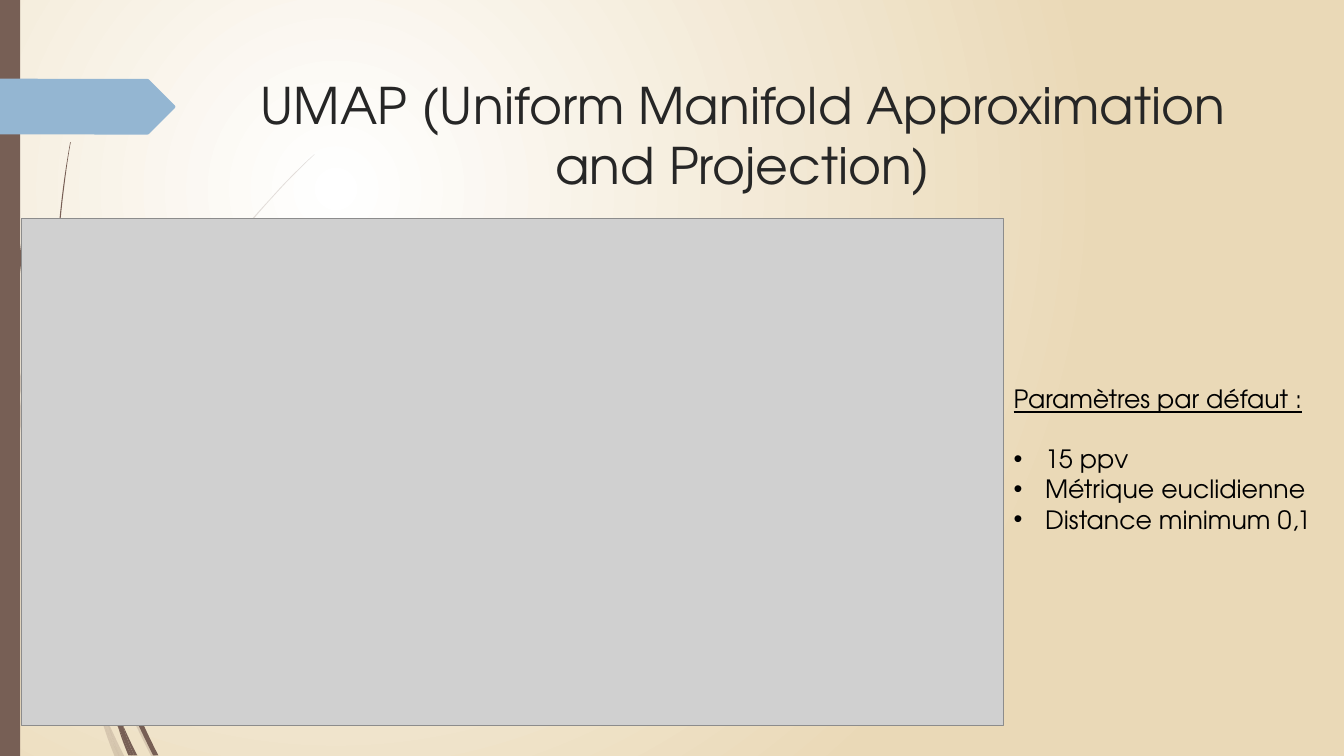
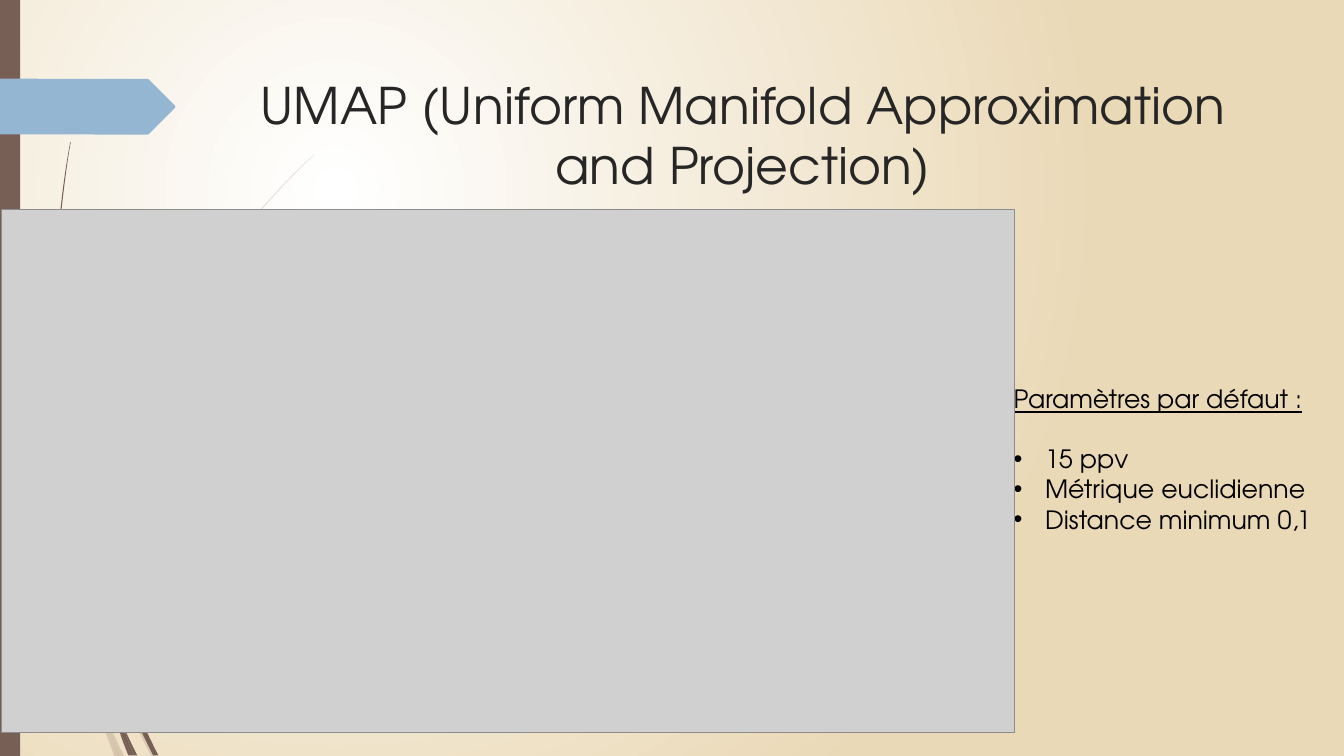
Before and after one commit to Phi-gif/DataViz, a slide deck: slide 11 of diapo.pptx. Drawn at 1344x756 pixels with LibreOffice and Linux fonts; fonts in the diff are those of the drawing; grey boxes stand for pictures. Boxes give left, top, right and bottom in pixels: in the first picture for what was removed or moved away, otherwise in the second. Text is boxed around its words. In the diff, an @@ line names an element or a change of style, - is before the commit and + after.

```diff
--- a/diapo.pptx
+++ b/diapo.pptx
@@ picture: place and size @@
-picture at bbox=[21, 219, 1004, 726]
+picture at bbox=[1, 210, 1014, 733]
@@ freeform shape removed at bbox=[11, 353, 102, 720] @@
@@ freeform shape removed at bbox=[14, 348, 86, 604] @@
@@ freeform shape removed at bbox=[57, 481, 118, 728] @@
@@ freeform shape removed at bbox=[107, 650, 122, 725] @@
```
Also in this commit, not shown: 2 other slides changed.
